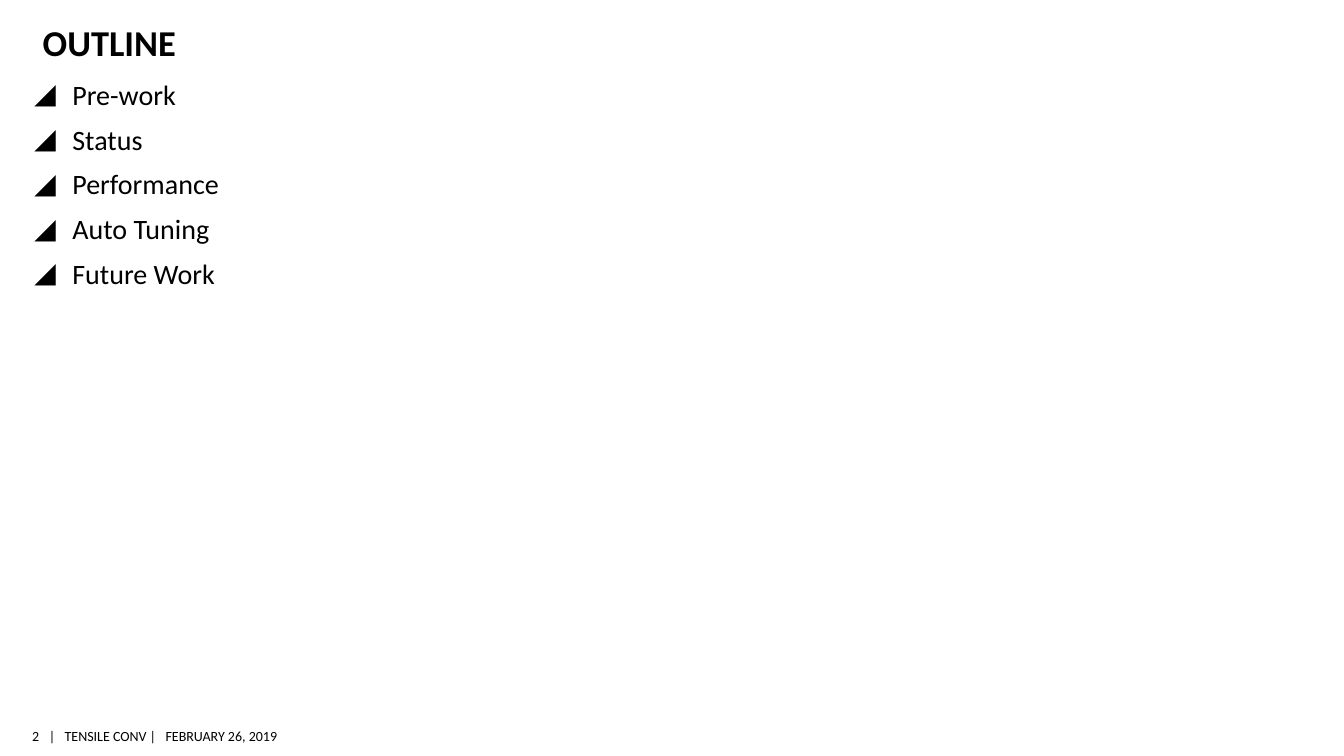
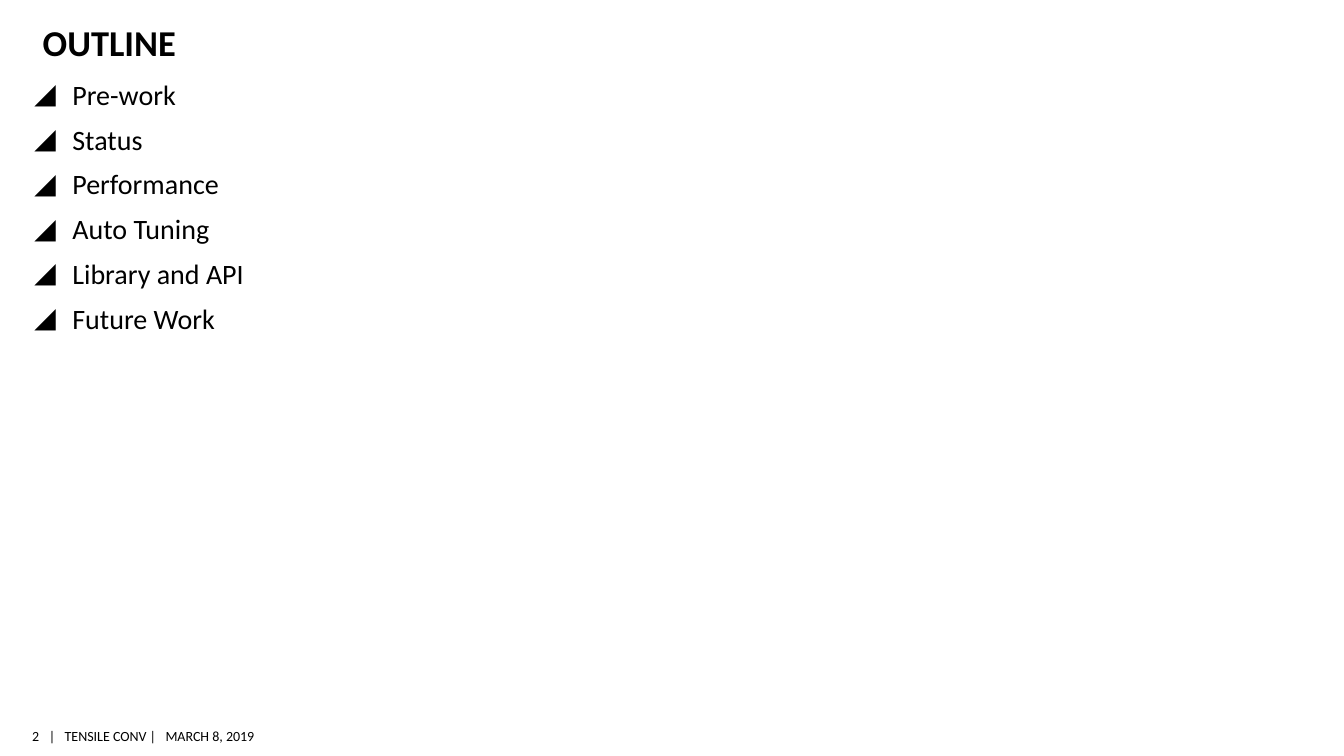
Before and after one commit to feifei14119/TensileConv, a slide deck: slide 2 of doc/TensileConv 2019-02.PPTX. Drawn at 1344x756 pixels with LibreOffice and Linux fonts; fonts in the diff are those of the drawing; background and template pictures are left out. Boxes give left, top, right and bottom in pixels: in the first picture for what was removed or moved away, otherwise in the second. Text is boxed around its words. In the diff, an @@ line names an element or a change of style, - is before the commit and + after.

```diff
--- a/doc/TensileConv 2019-02.PPTX
+++ b/doc/TensileConv 2019-02.PPTX
@@ text at [72,264,244,289]: paragraph added @@
+◢ Library and API
@@ text at [65,731,254,743]: text changed @@
-| TENSILE CONV | FEBRUARY 26, 2019
+| TENSILE CONV | MARCH 8, 2019
```
Also in this commit, not shown: 7 other slides changed, 1 slide added, 15 other files.
